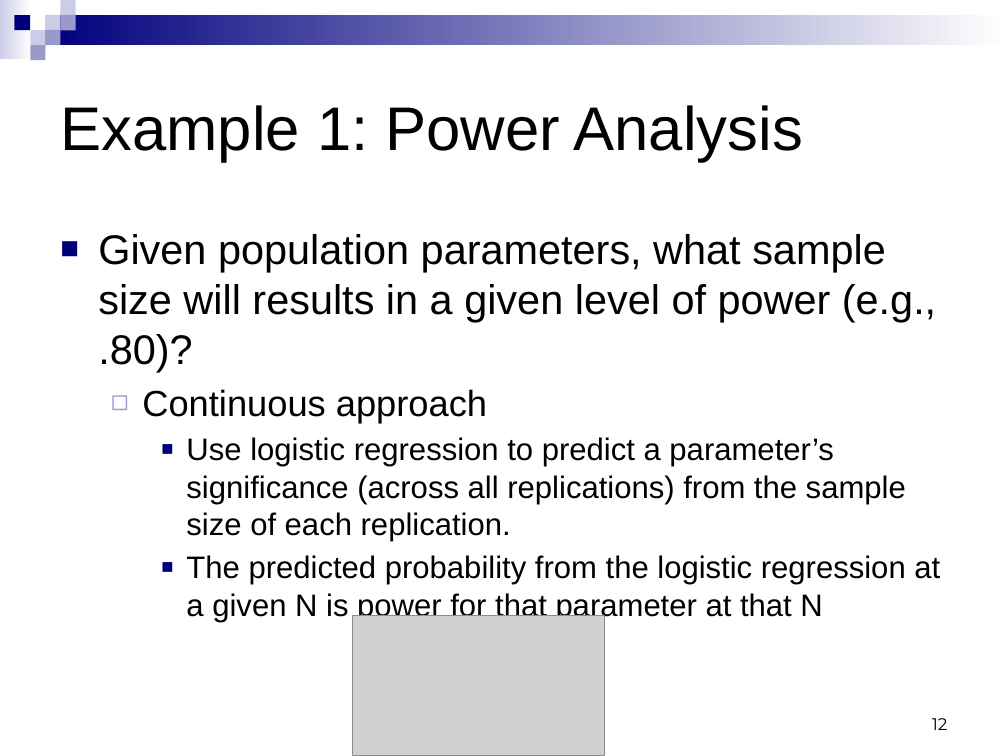
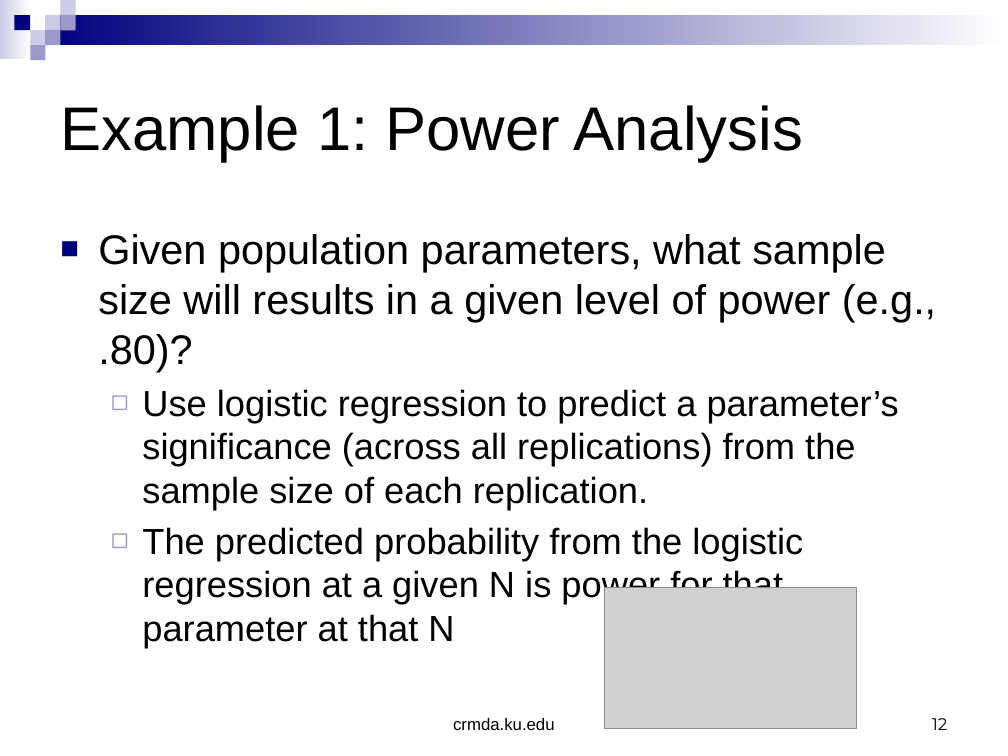
Before and after one commit to simsem/simsem, a slide deck: slide 12 of Conference presentations/IMPS_simsem.pptx. Drawn at 1008x756 pixels with LibreOffice and Linux fonts; fonts in the diff are those of the drawing; grey boxes stand for pictures. Boxes give left, top, right and bottom in pixels: in the first picture for what was removed or moved away, otherwise in the second. Text is boxed around its words. In the diff, an @@ line names an element or a change of style, - is before the commit and + after.

```diff
--- a/Conference presentations/IMPS_simsem.pptx
+++ b/Conference presentations/IMPS_simsem.pptx
@@ text at <box>142,389,487,422</box>: paragraph removed @@
-  ◻ Continuous approach
@@ text at <box>142,389,899,647</box>: size 22.2 to 25.9 pt in "Use logistic regression to predict a parameter’s ...", "The predicted probability from the logistic regression ..."; bullet ■ to ◻; list level 3 to 2 in "Use logistic regression to predict ..."; bullet colour #00007D to #9999CC; list level 3 to 2 in "The predicted probability from the ..." @@
@@ picture added at <box>605,588,856,729</box> @@
@@ picture removed at <box>353,615,604,756</box> @@
@@ text added at <box>453,718,555,730</box>, 12 pt, text #000000 @@
+crmda.ku.edu
```
Also in this commit, not shown: 2 other slides changed, 1 other file.
